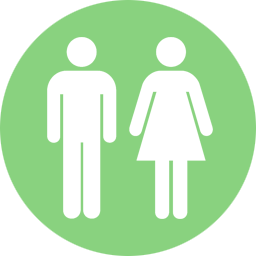
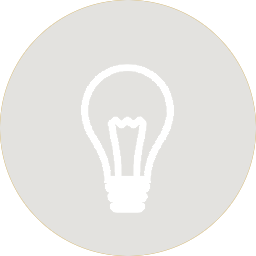
Before/after of a (256, 256) layered artwork. What changed in the layer stack:
hid group "Туалет" (2 layers) over 0, 0, 256, 256
added group "Лампа" with 2 layers above "Мягкий свет" over 0, 0, 256, 256
added layer "Layer 9" (2nd of 3, in "Лампа") in group "Лампа" over 81, 65, 174, 212
added layer "Layer 2 copy 5" (7th of 9, in "Лампа") in group "Лампа" over 0, 0, 256, 256
showed group "Мягкий свет" (2 layers) over 0, 0, 256, 256
